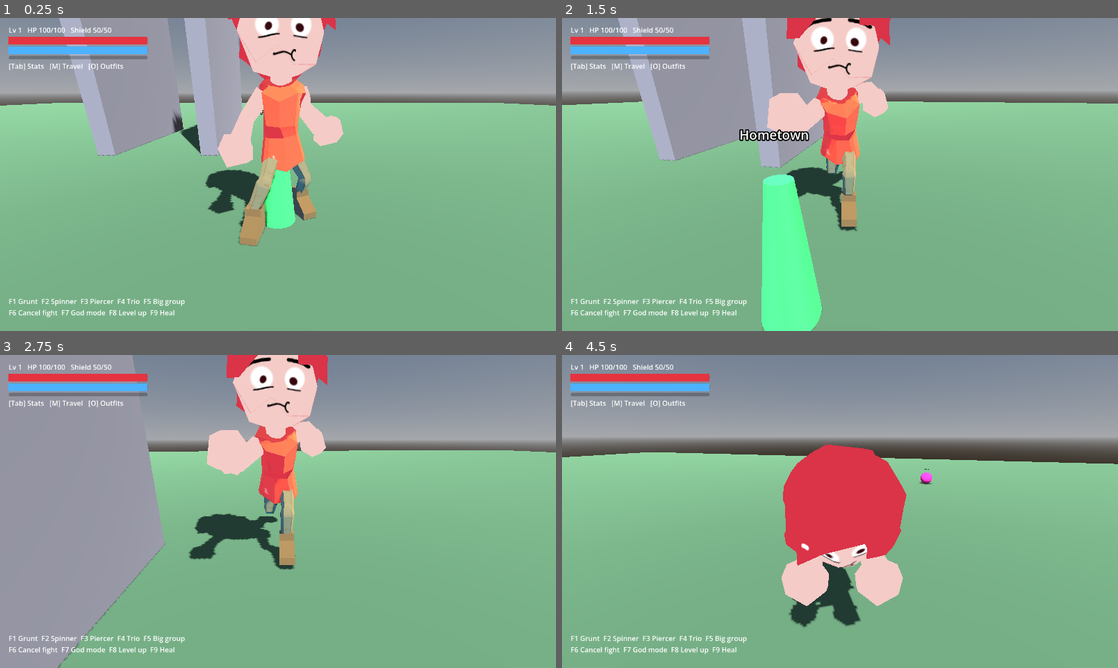
Above: before the commit, frames 1-4 (two rows, left to right).
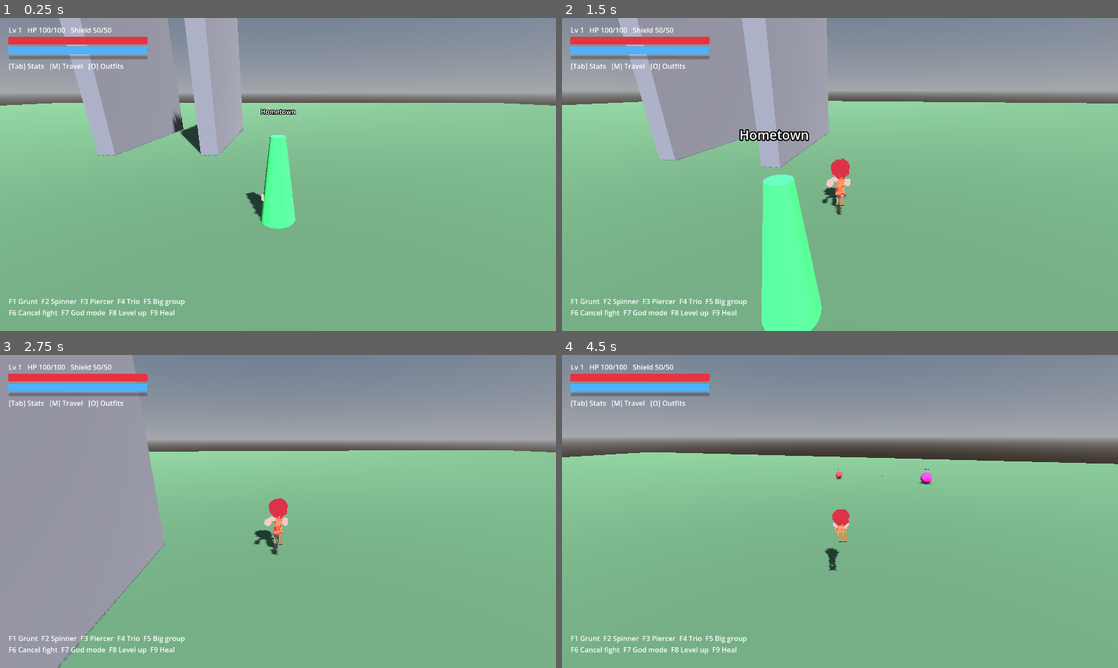
Above: after the commit, the same moments.

Repository: doggoanim/Krits
Game: Godot game, scene res://main.tscn
Two runs of this game, one before a commit and one after it. Both use one fixed random seed, a clock stepped at 60 frames per second and the inputs below.
Inputs (mouse positions are in pixels of both pictures, inside the frame that each line leads up to):
- Up to frame 1 (0.25 s): no input
- Up to frame 2 (1.5 s): tap Enter at 0.5 s; move the mouse to (867, 174) at 0.52 s; hold Ctrl (crouch_pound) 0.53-1.28 s; hold W (move_forward) from 0.53 s (still down); tap Space (jump) at 0.77 s; move the mouse to (812, 174) at 1.27 s; tap E (interact) at 1.35 s
- Up to frame 3 (2.75 s): keep holding W (move_forward); tap Space (jump) at 1.52 s; move the mouse to (289, 505) at 2.02 s; hold Shift (roll_dive) from 2.03 s (still down)
- Up to frame 4 (4.5 s): keep holding W (move_forward); move the mouse to (834, 517) at 2.77 s; release Shift (roll_dive) at 2.78 s; tap Ctrl (crouch_pound) at 2.85 s; tap Space (jump) at 3.02, 3.77 s; move the mouse to (878, 514) at 3.52 s; tap E (interact) at 3.6 s; move the mouse to (795, 508) at 4.27 s; tap Shift (roll_dive) at 4.35 s

The runs differ from the first frame. In frame 1, 8.6% of the frame differs, in the area x 36-62%, y 0-73%; in frame 2, 7.6%; in frame 3, 8.4%; in frame 4, 9.9%, in the area x 39-62%, y 28-88%.

Commit message:
Fix oversized model and reversed-looking animations
Two glTF-export quirks were hitting the character model:

- Size: the model's rest-pose height is now measured from its combined mesh
  AABB and the whole model is scaled uniformly to match Player.STAND_HEIGHT.
  This self-corrects whatever units the export used (the classic cm-vs-m
  mistake makes an import land 100x too big or too small) instead of
  hardcoding a guessed scale factor, so a re-export doesn't need a code change.
- Facing: Blender's own "forward" doesn't always match Godot's -Z-forward
  convention, so a rig exported facing Blender-forward lands facing +Z here —
  every animation still plays correctly, but the character visually runs/
  rolls/dives backwards because the body itself is backwards. Rotating the
  model 180 degrees on load fixes it for every clip at once.

Also fixed set_crouch(), which used to set the model's Y-scale to a literal
0.65/1.0 and would have silently wiped out the new height-fit scale the
first time the player crouched; it now multiplies the crouch squash onto
the fitted base scale instead.

Co-Authored-By: Claude Sonnet 5 <noreply@anthropic.com>
Claude-Session: https://claude.ai/code/session_01TYpdm1jACUqsWG6yyTxbgm

Diff:
--- a/player/player_visual.gd
+++ b/player/player_visual.gd
@@ -23,6 +23,14 @@
 const OUTFIT_SLOTS := [&"Body", &"Pants", &"Shoes"]
 const CROUCH_SCALE := 0.65
 
+## Blender's glTF export doesn't always agree with Godot's -Z-forward convention —
+## a rig authored facing Blender's own "forward" often lands facing +Z in Godot,
+## which makes every animation look reversed (the character appears to run
+## backwards) even though the clips themselves are fine. One 180-degree turn
+## around Y fixes it for every clip at once. Flip to 0.0 if a future re-export
+## already faces -Z and this turns it backwards instead.
+const MODEL_FACING_OFFSET := PI
+
 var _anim: AnimationPlayer
 var _model: Node3D
 var _materials: Array[BaseMaterial3D] = []
@@ -32,16 +40,49 @@
 var _outfit: OutfitData
 var _lean_pitch := 0.0   ## current smoothed forward/back lean (rad), this node's rotation.x
 var _lean_bank := 0.0    ## current smoothed side-to-side lean (rad), this node's rotation.z
+var _fit_aabb := AABB()
+var _fit_has_box := false
+var _base_scale := 1.0   ## uniform scale from _fit_model_height; set_crouch multiplies onto this
 
 func _ready() -> void:
 	_model = MODEL_SCENE.instantiate()
 	add_child(_model)
+	_model.rotation.y = MODEL_FACING_OFFSET
 	_anim = _model.find_child("AnimationPlayer", true, false) as AnimationPlayer
 	_collect_materials(_model)
+	_fit_model_height()
 
 	Events.outfit_changed.connect(func(id: StringName): apply_outfit(OutfitLibrary.get_outfit(id)))
 	apply_outfit(OutfitLibrary.get_outfit(Game.outfit))
 	play(ANIM_IDLE)
+
+## Scales the whole model uniformly so its rest-pose height matches the
+## player's actual capsule height, whatever units it was exported in — a
+## cm-vs-m mismatch is the usual reason an import comes in 100x too big (or
+## too small). Assumes the model's own origin already sits at its feet, same
+## as Player's origin, so only a uniform scale is needed, no repositioning.
+func _fit_model_height() -> void:
+	_fit_has_box = false
+	_fit_aabb = AABB()
+	_accumulate_aabb(_model, Transform3D.IDENTITY)
+	if not _fit_has_box or _fit_aabb.size.y <= 0.001:
+		return
+	_base_scale = Player.STAND_HEIGHT / _fit_aabb.size.y
+	_model.scale = Vector3.ONE * _base_scale
+
+func _accumulate_aabb(n: Node, parent_xform: Transform3D) -> void:
+	var xform := parent_xform
+	if n is Node3D:
+		xform = parent_xform * (n as Node3D).transform
+	if n is MeshInstance3D and (n as MeshInstance3D).mesh:
+		var box: AABB = xform * (n as MeshInstance3D).mesh.get_aabb()
+		if _fit_has_box:
+			_fit_aabb = _fit_aabb.merge(box)
+		else:
+			_fit_aabb = box
+			_fit_has_box = true
+	for c in n.get_children():
+		_accumulate_aabb(c, xform)
 
 func _collect_materials(n: Node) -> void:
 	if n is MeshInstance3D:
@@ -74,11 +115,11 @@
 	_anim.play(anim_name, blend)
 
 ## Placeholder squash until the rig has a real crouch pose: just scales the
-## model down a bit. The actual crouch collision height is handled separately
-## by Player.set_crouching.
+## model down a bit on top of the height-fit scale. The actual crouch
+## collision height is handled separately by Player.set_crouching.
 func set_crouch(c: bool) -> void:
 	if _model:
-		_model.scale.y = CROUCH_SCALE if c else 1.0
+		_model.scale.y = _base_scale * (CROUCH_SCALE if c else 1.0)
 
 func flash() -> void:
 	_flash_t = 0.25
